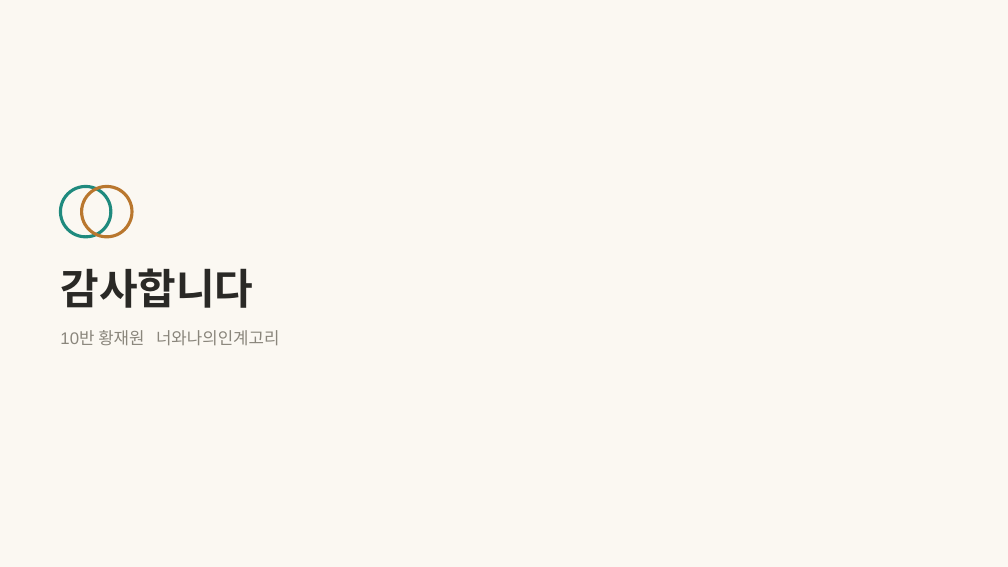
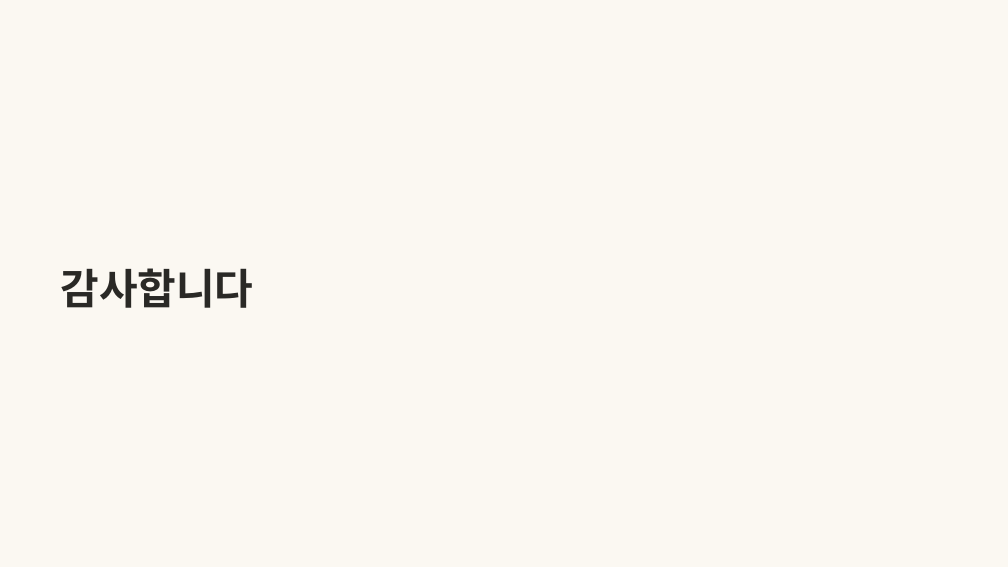
Before and after one commit to wodnjs2020136144/skala-webservice-mini, a slide deck: slide 36 of deliverables/10반_황재원_너와나의인계고리-개요.pptx. Drawn at 1008x567 pixels with LibreOffice and Linux fonts; fonts in the diff are those of the drawing. Boxes give left, top, right and bottom in pixels: in the first picture for what was removed or moved away, otherwise in the second. Text is boxed around its words. In the diff, an @@ line names an element or a change of style, - is before the commit and + after.

```diff
--- a/deliverables/10반_황재원_너와나의인계고리-개요.pptx
+++ b/deliverables/10반_황재원_너와나의인계고리-개요.pptx
@@ ellipse removed at bbox=[60, 186, 111, 237] @@
@@ ellipse removed at bbox=[82, 186, 132, 237] @@
@@ text removed at bbox=[60, 330, 279, 345] @@
-10반 황재원 너와나의인계고리
```
Also in this commit, not shown: 17 other slides changed.
